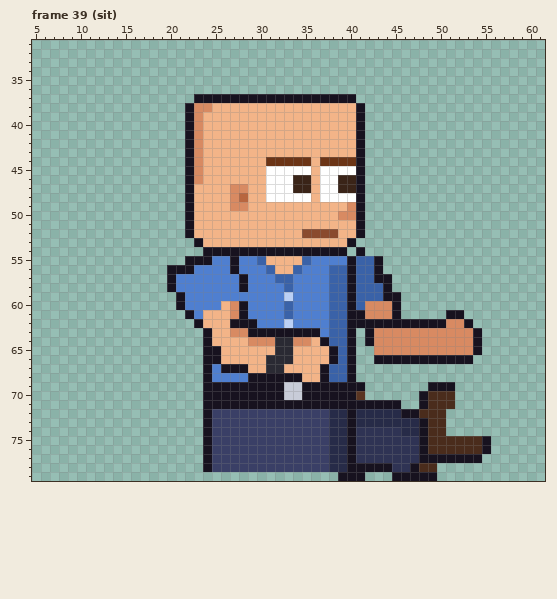
Two states of a pixel-art file, sprites/custom/custom_intern_bald_right_anim.aseprite. The picture above was drawn from the file before the commit.
64x80 pixels, 129 frames. Shown: frame 39 (sit): x 5..61, y 31..79. The commit also changed other frames, which this record leaves out.
New version:
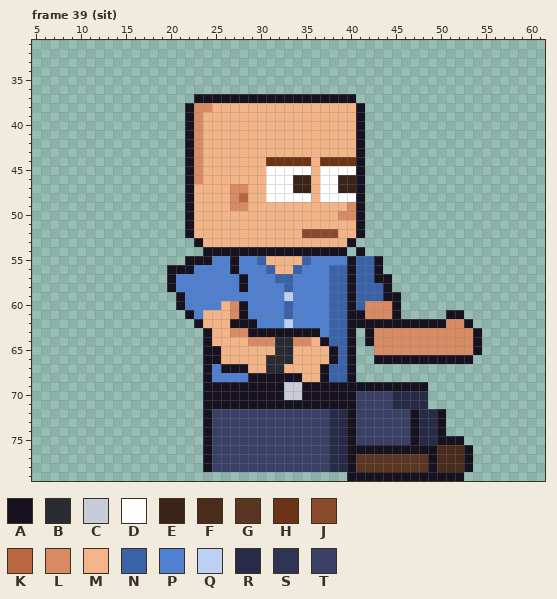
Palette (. is transparent): A #17121f  B #2a2a33  C #c8ccd8  D #ffffff  E #3a2418  F #4a2c1c  G #5a3522  H #6b3416  J #8a4a2e  K #b8663f  L #d88a62  M #f3b488  N #3a62a8  P #4f7fd0  Q #bbd0f5  R #272b48  S #2f3354  T #3a3f66
What changed:
--- frame 39 (sit), layers "Pants", "Shoes"
@@ x 37..57 @@
 68 ANNA.................
-69 AAAAA.......AAA......
-70 AAAAG......AFFF......
-71 AAAAAAAAA..AFFF......
-72 TRRARRRRRAAFFF.......
-73 TRRARRRRRRRAFF.......
-74 TRRASSSSSRRAFF.......
-75 TRRASSSSSSSAFFFFFFA..
-76 TRRASSSSSSSAFFFFFFA..
-77 TRRASSSSSSSAAAAAAA...
-78 TRRAAAAASSAFF........
-79 ..AAA...AAAAA........
+69 AAAAAAAAAAAA.........
+70 AAAATTTTRRRR.........
+71 AAAATTTTRRRR.........
+72 TRRATTTTTTARRA.......
+73 TRRATTTTTTARRA.......
+74 TRRATTTTTTARRA.......
+75 TRRATTTTTTARRAAA.....
+76 TRRAAAAAAAAAAFFFA....
+77 TRRAGGGGGGGGAFFFA....
+78 TRRAGGGGGGGGAFFFA....
+79 ...AAAAAAAAAAAAA.....
